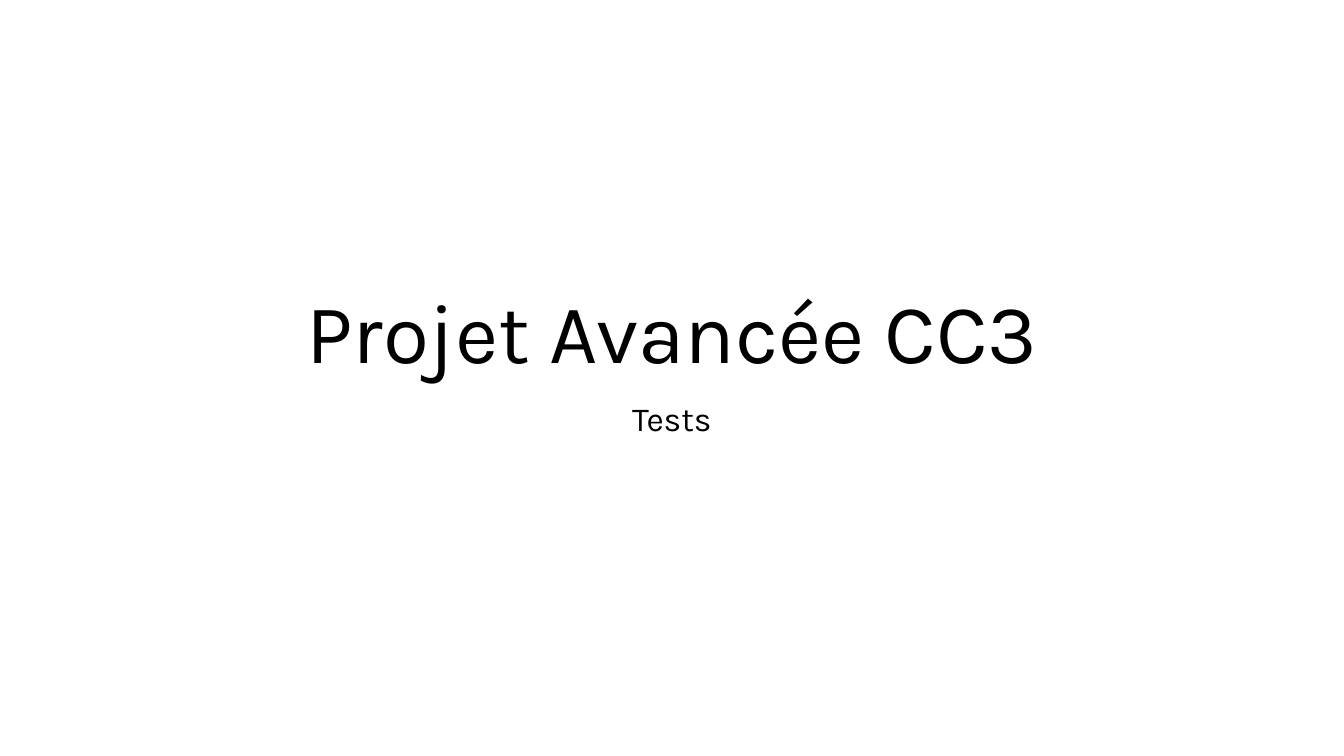
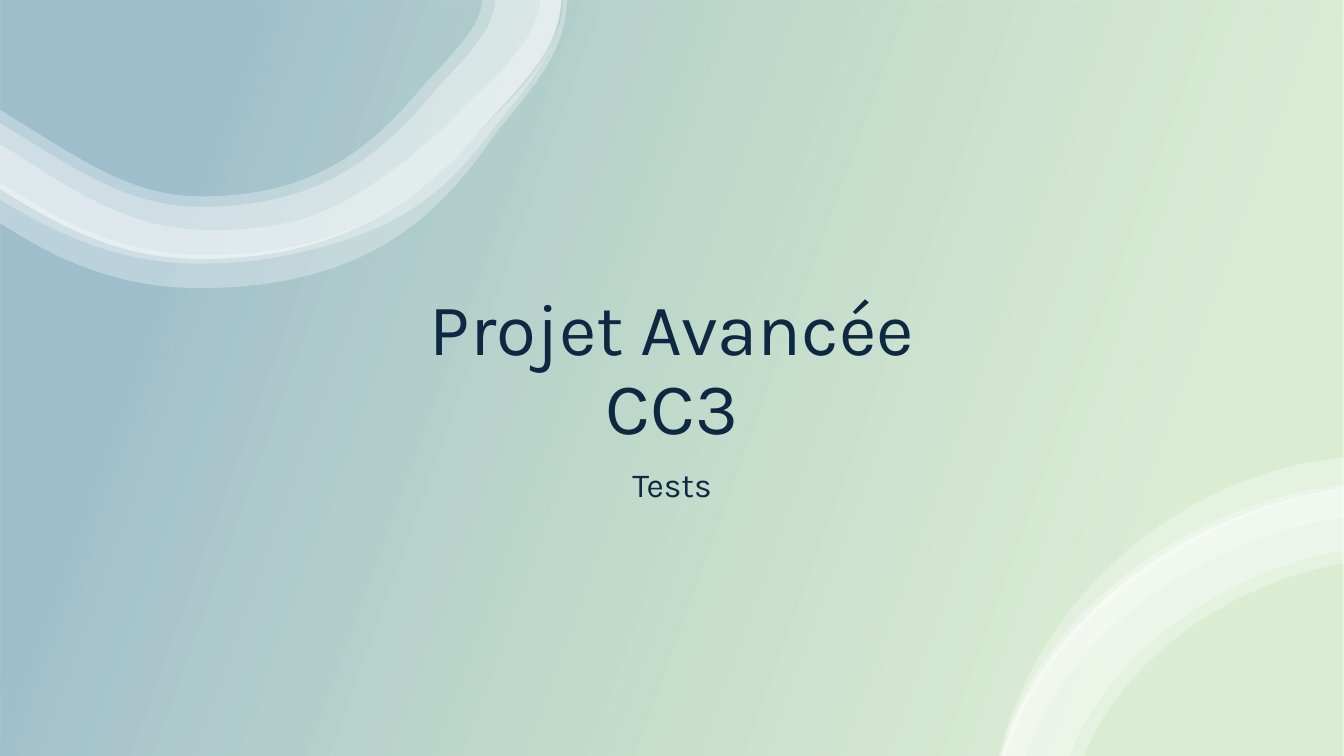
Before and after one commit to ngouadjeudunant-ux/tsp_projet_2025, a slide deck: slide 1 of tools/Referenciel_et_Planing/Projet Avancée CC3.pptx. Drawn at 1344x756 pixels with LibreOffice and Linux fonts; fonts in the diff are those of the drawing. Boxes give left, top, right and bottom in pixels: in the first picture for what was removed or moved away, otherwise in the second. Text is boxed around its words. In the diff, an @@ line names an element or a change of style, - is before the commit and + after.

```diff
--- a/tools/Referenciel_et_Planing/Projet Avancée CC3.pptx
+++ b/tools/Referenciel_et_Planing/Projet Avancée CC3.pptx
@@ rectangle added at (0,0,1344,756), fill #FFFFFF @@
@@ rectangle added at (0,0,1344,756), fill gradient #4EA72E to #156082 @@
@@ group added at (0,0,568,288): 4 freeform shapes @@
@@ title "Projet Avancée CC3": place and size @@
-title "Projet Avancée CC3" at (306,299,1038,383)
+title "Projet Avancée CC3" at (430,299,914,435)
@@ title "Projet Avancée CC3" at (430,299,914,435): size 60 to 52 pt, text colour #000000 to #0E2841 @@
@@ subtitle "Tests": place and size @@
-subtitle "Tests" at (632,410,711,432)
+subtitle "Tests" at (632,476,711,498)
@@ subtitle "Tests" at (632,476,711,498): text colour #000000 to #0E2841 @@
@@ group added at (999,457,1344,756): 4 freeform shapes @@
```
Also in this commit, not shown: 9 other slides changed, 1 slide added.
